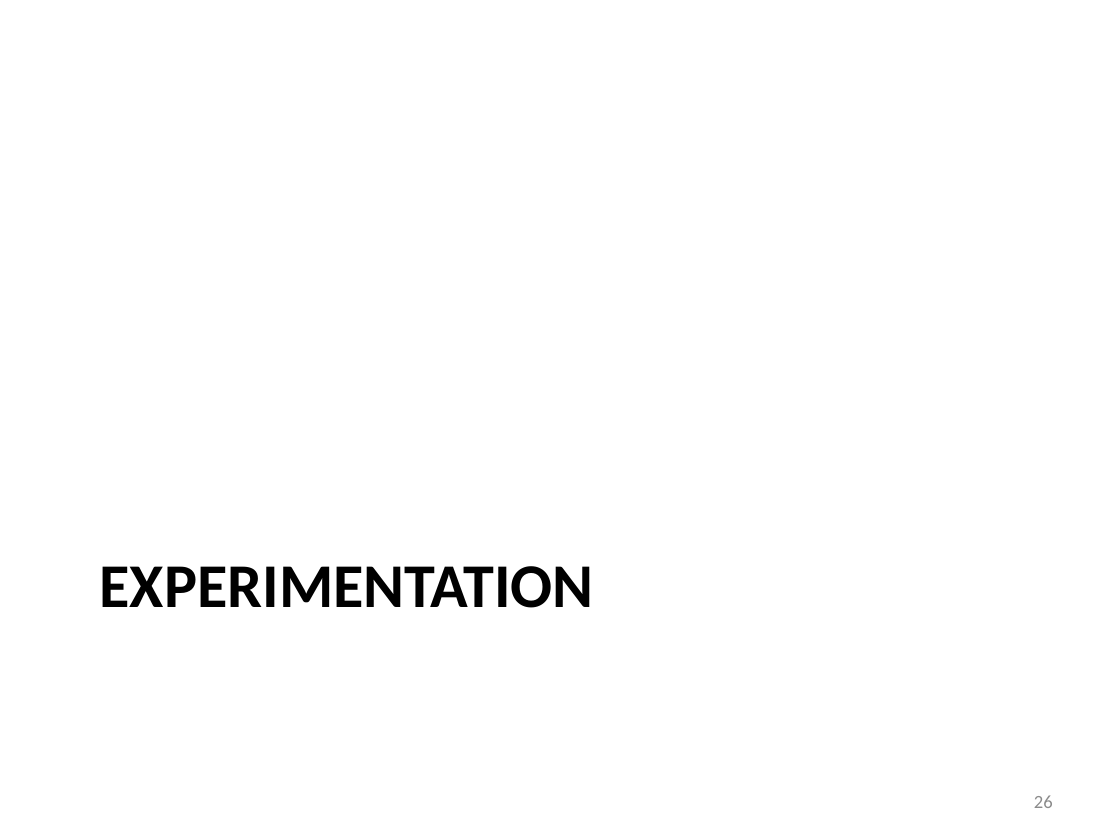
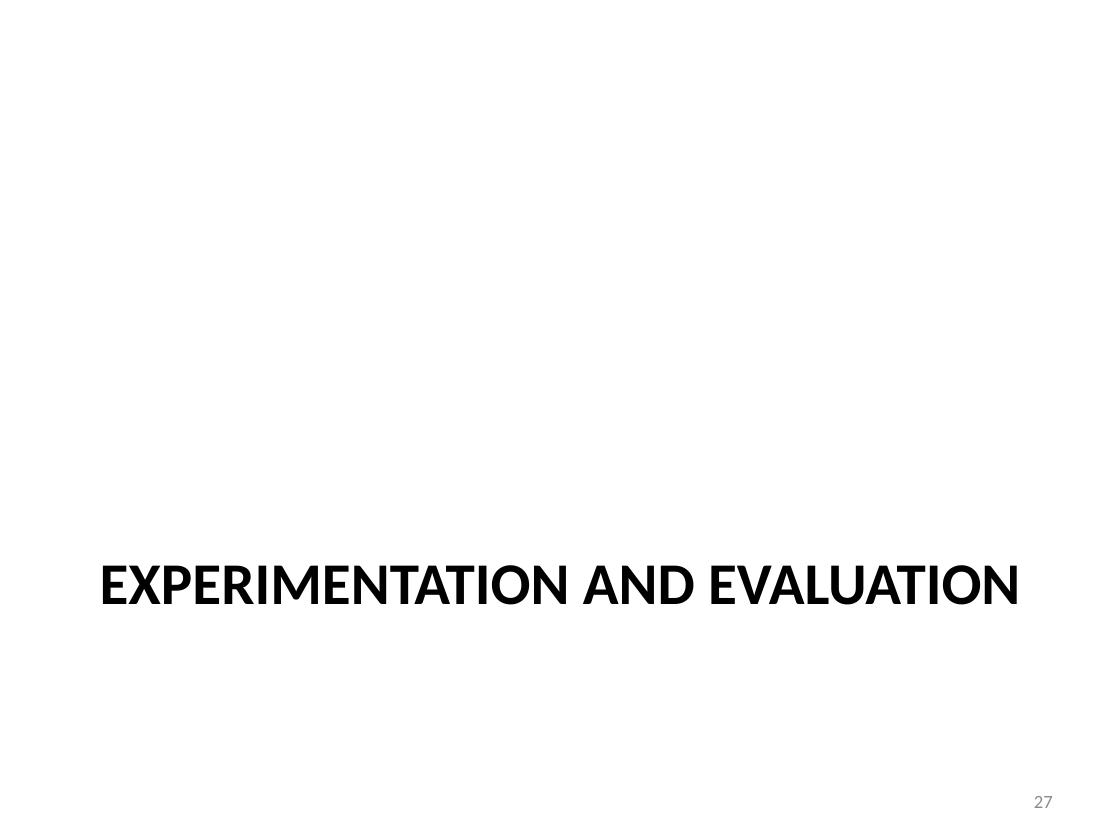
Before and after one commit to takhandipu/MSThesisPresentation, a slide deck: slide 27 of draft.pptx (slide 26 before the commit). Drawn at 1120x840 pixels with LibreOffice and Linux fonts; fonts in the diff are those of the drawing. Boxes give left, top, right and bottom in pixels: in the first picture for what was removed or moved away, otherwise in the second. Text is boxed around its words. In the diff, an @@ line names an element or a change of style, - is before the commit and + after.

```diff
--- a/draft.pptx
+++ b/draft.pptx
@@ title at <box>100,565,1020,605</box>: text changed; size 40 to 38 pt @@
-EXPERIMENTATION
+EXPERIMENTATION AND EVALUATION
@@ page number at <box>1034,796,1053,808</box>: text changed @@
-26
+27
```
Also in this commit, not shown: 2 other slides changed, 1 slide added, 1 slide removed.
